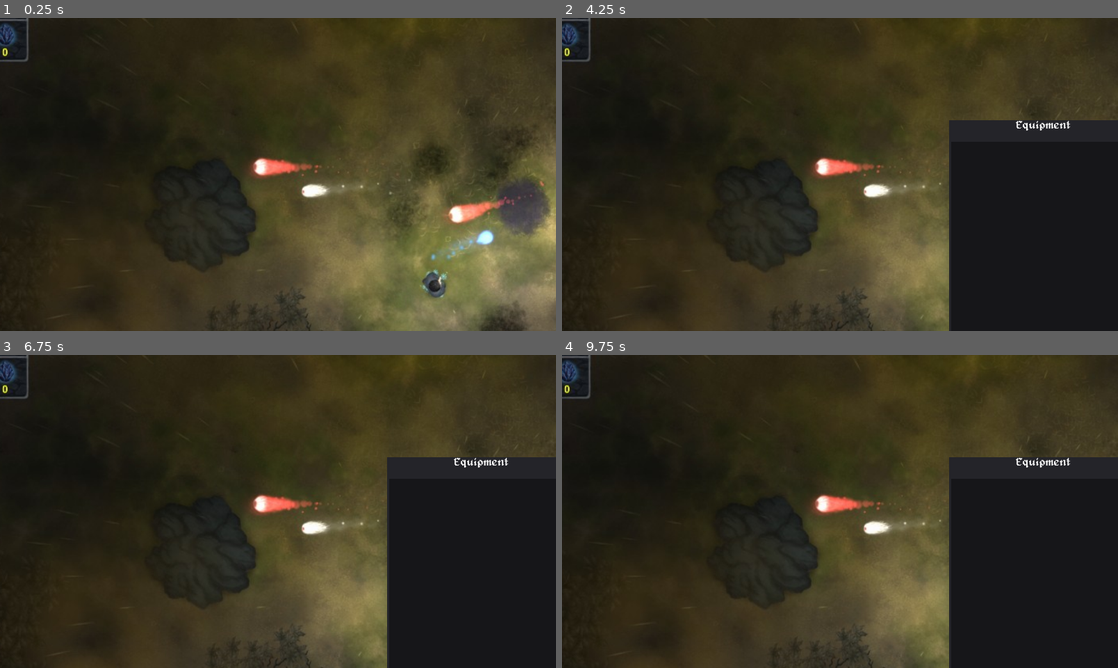
Above: before the commit, frames 1-4 (two rows, left to right).
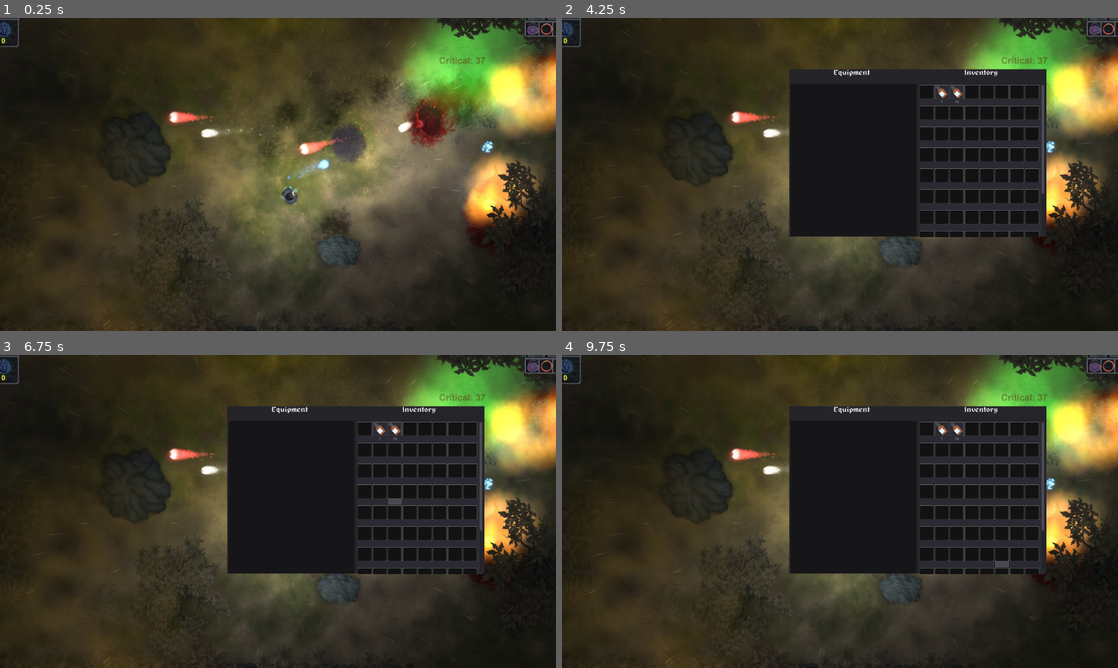
Above: after the commit, the same moments.

Repository: mikeask/Projeto-HandsOn-Facamp
Game: Godot game, scene res://ScenesTest/Inventory/Game.tscn
Two runs of this game, one before a commit and one after it. Both use one fixed random seed, a clock stepped at 60 frames per second and the inputs below. The project has no main scene, so this scene is started directly.
Inputs (mouse positions are in pixels of both pictures, inside the frame that each line leads up to):
- Up to frame 1 (0.25 s): no input
- Up to frame 2 (4.25 s): tap Enter at 0.5, 2, 3.5 s; move the mouse to (962, 158) at 0.52 s; hold D (direita) 0.53-1.28 s; click (962, 158) at 0.67 s; tap Space at 1.25, 2.75 s; move the mouse to (728, 190) at 1.27 s; hold S (baixo) 1.28-2.03 s; click (728, 190) at 1.42 s; move the mouse to (895, 105) at 2.02 s; hold D (direita) 2.03-2.78 s; click (895, 105) at 2.17 s; move the mouse to (812, 237) at 2.77 s; hold W (cima) 2.78-3.53 s; click (812, 237) at 2.92 s; move the mouse to (1006, 221) at 3.52 s; hold A (esquerda) from 3.53 s (still down); click (1006, 221) at 3.67 s; tap I (inventory) at 4.15 s
- Up to frame 3 (6.75 s): move the mouse to (111, 464) at 4.27 s; click (111, 464) at 4.42 s; tap Space at 5 s; move the mouse to (305, 511) at 5.02 s; release A (esquerda) at 5.03 s; hold S (baixo) 5.03-5.78 s; click (305, 511) at 5.17 s; move the mouse to (194, 433) at 5.77 s; hold D (direita) 5.78-6.53 s; click (194, 433) at 5.92 s; move the mouse to (400, 495) at 6.52 s; hold W (cima) from 6.53 s (still down); click (400, 495) at 6.67 s
- Up to frame 4 (9.75 s): move the mouse to (728, 527) at 7.27 s; release W (cima) at 7.28 s; hold D (direita) 7.28-8.03 s; click (728, 527) at 7.42 s; move the mouse to (895, 442) at 8.02 s; hold S (baixo) 8.03-8.78 s; click (895, 442) at 8.17 s; move the mouse to (812, 574) at 8.77 s; hold A (esquerda) 8.78-9.53 s; click (812, 574) at 8.92 s; move the mouse to (1006, 558) at 9.52 s; hold W (cima) from 9.53 s (still down); click (1006, 558) at 9.67 s

The runs differ from the first frame. In frame 1, 50% of the frame differs, in the area x 0-100%, y 0-100%; in frame 2, 39%; in frame 3, 39%; in frame 4, 39%.

Commit message:
Inventory Preview (2da Correção)

Diff:
--- a/ScenesTest/Inventory/Game.tscn
+++ b/ScenesTest/Inventory/Game.tscn
@@ -3,17 +3,32 @@
 [ext_resource path="res://Sprites/Inventory/BackgroundRPG.jpg" type="Texture" id=1]
 [ext_resource path="res://ScenesTest/Inventory/Inventory.tscn" type="PackedScene" id=2]
 
-[node name="Game" type="Node2D" index="0"]
+[node name="Game" type="Node2D"]
 
-[node name="BackgroundRPG" type="Sprite" parent="." index="0"]
+[node name="Control" type="Control" parent="." index="0"]
+
+anchor_left = 0.0
+anchor_top = 0.0
+anchor_right = 1.0
+anchor_bottom = 1.0
+margin_right = 1856.0
+margin_bottom = 1016.0
+rect_pivot_offset = Vector2( 0, 0 )
+rect_clip_content = false
+mouse_filter = 0
+mouse_default_cursor_shape = 0
+size_flags_horizontal = 1
+size_flags_vertical = 1
+
+[node name="BackgroundRPG" type="Sprite" parent="Control" index="0"]
 
 position = Vector2( 964.881, 564.494 )
 scale = Vector2( 1.81881, 1.81881 )
 texture = ExtResource( 1 )
 
-[node name="Inventory" parent="." index="1" instance=ExtResource( 2 )]
+[node name="Inventory" parent="Control" index="1" instance=ExtResource( 2 )]
 
-margin_left = 1965.0
-margin_top = 564.0
-margin_right = 1965.0
-margin_bottom = 564.0
+margin_left = 2.0
+margin_top = -2.0
+margin_right = 2.0
+margin_bottom = -2.0
--- a/ScenesTest/Inventory/Inventory.tscn
+++ b/ScenesTest/Inventory/Inventory.tscn
@@ -4,7 +4,7 @@
 [ext_resource path="res://Others/WindownTitleTheme.tres" type="Theme" id=2]
 [ext_resource path="res://Sprites/Inventory/WineBottleWB.png" type="Texture" id=3]
 
-[node name="InventoryScene" type="Control"]
+[node name="InventoryScene" type="Control" index="0"]
 
 anchor_left = 0.0
 anchor_top = 0.0
--- a/project.godot
+++ b/project.godot
@@ -21,9 +21,12 @@
 
 [display]
 
-window/size/width=1280
-window/size/height=720
-window/size/fullscreen=true
+window/size/width=1920
+window/size/height=1080
+window/size/test_width=1366
+window/size/test_height=768
+window/stretch/mode="viewport"
+window/stretch/aspect="keep"
 
 [input]
 
